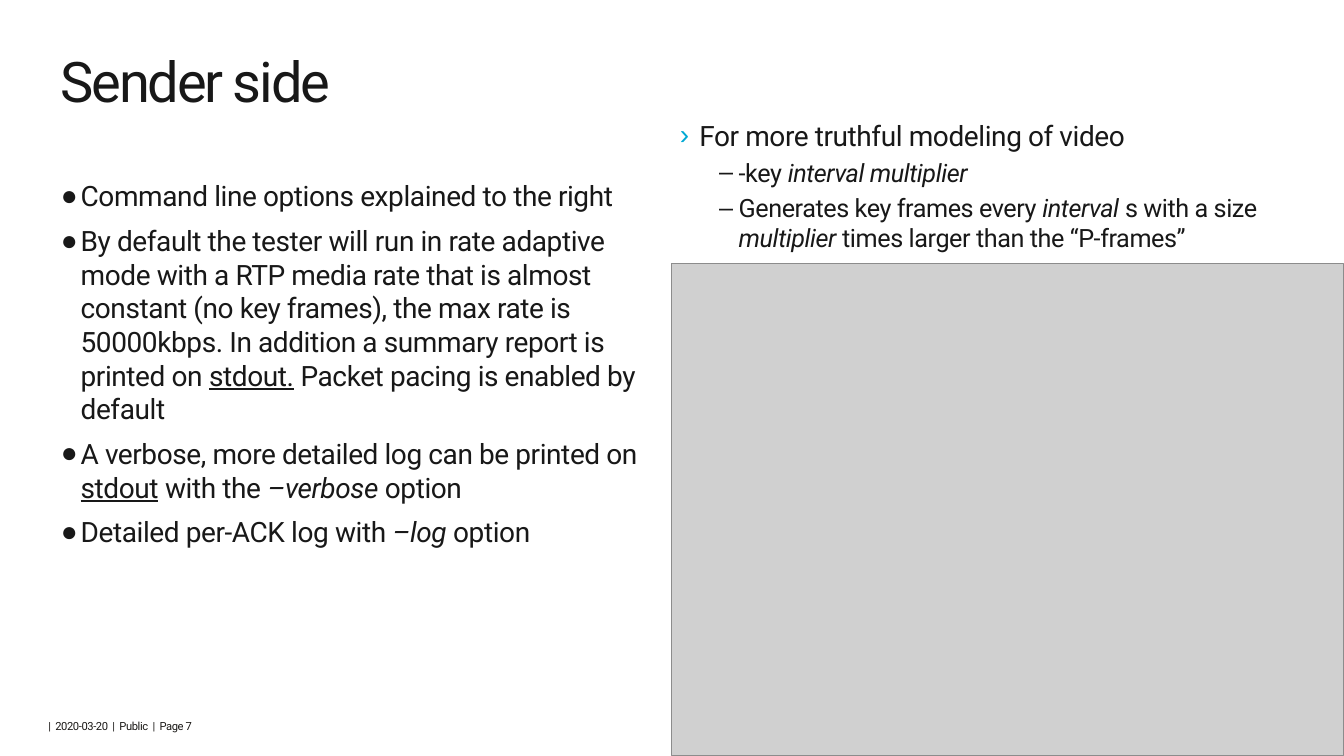
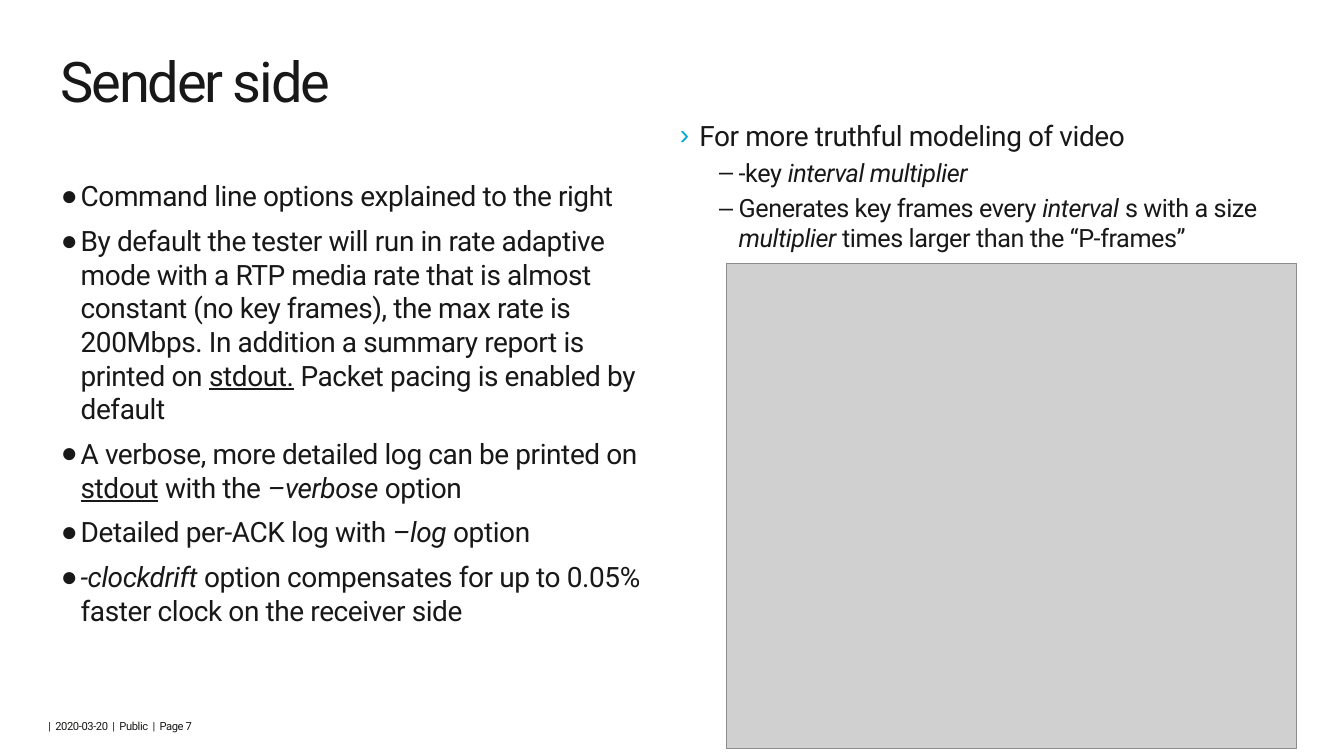
Before and after one commit to 5G-VCA-CC/scream, a slide deck: slide 7 of code/bw-test-tool/SCReAM-BW-test-tool.pptx. Drawn at 1344x756 pixels with LibreOffice and Linux fonts; fonts in the diff are those of the drawing; grey boxes stand for pictures; background and template pictures are left out. Boxes give left, top, right and bottom in pixels: in the first picture for what was removed or moved away, otherwise in the second. Text is boxed around its words. In the diff, an @@ line names an element or a change of style, - is before the commit and + after.

Commit message:
Added function that compensates for up to 0.05% positive clock drift

```diff
--- a/code/bw-test-tool/SCReAM-BW-test-tool.pptx
+++ b/code/bw-test-tool/SCReAM-BW-test-tool.pptx
@@ text at [81, 229, 635, 420]: text changed @@
-● By default the tester will run in rate adaptive mode with a RTP media rate that is almost constant (no key frames), the max rate is 50000kbps. In addition a summary report is printed on stdout. Packet pacing is enabled by default
+● By default the tester will run in rate adaptive mode with a RTP media rate that is almost constant (no key frames), the max rate is 200Mbps. In addition a summary report is printed on stdout. Packet pacing is enabled by default
@@ picture: place and size @@
-picture at [673, 264, 1344, 756]
+picture at [726, 263, 1297, 748]
@@ text at [81, 565, 641, 622]: paragraph added @@
+● -clockdrift option compensates for up to 0.05% faster clock on the receiver side
```
Also in this commit, not shown: 2 other slides changed, 8 other files.
